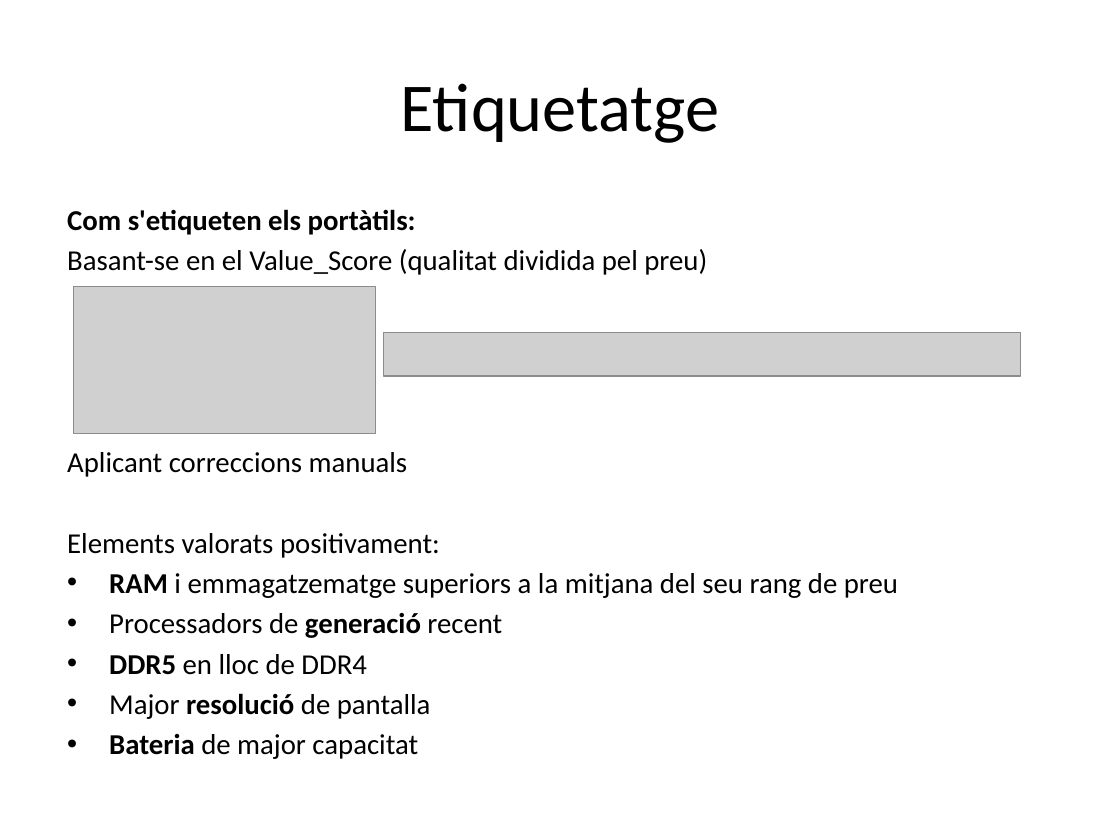
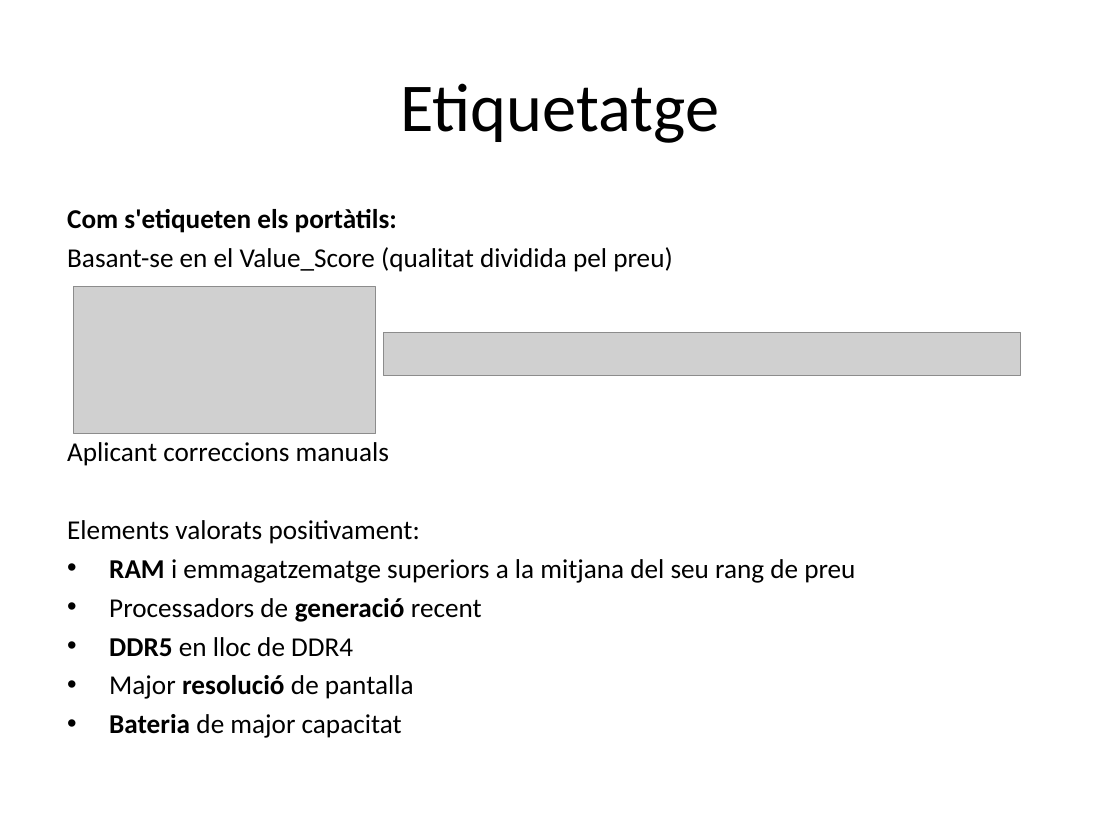
Before and after one commit to OlVeRaS94/PROYECTO-PIA-OFERTAS, a slide deck: slide 10 of presentacion_chollos.pptx. Drawn at 1120x840 pixels with LibreOffice and Linux fonts; fonts in the diff are those of the drawing; grey boxes stand for pictures. Boxes give left, top, right and bottom in pixels: in the first picture for what was removed or moved away, otherwise in the second. Text is boxed around its words. In the diff, an @@ line names an element or a change of style, - is before the commit and + after.

```diff
--- a/presentacion_chollos.pptx
+++ b/presentacion_chollos.pptx
@@ text "Com s'etiqueten els portàtils:" at (x1=67, y1=209, x2=855, y2=738): size 18.5 to 17.5 pt @@
```
Also in this commit, not shown: 4 other slides changed, 1 slide added, 2 slides removed.
